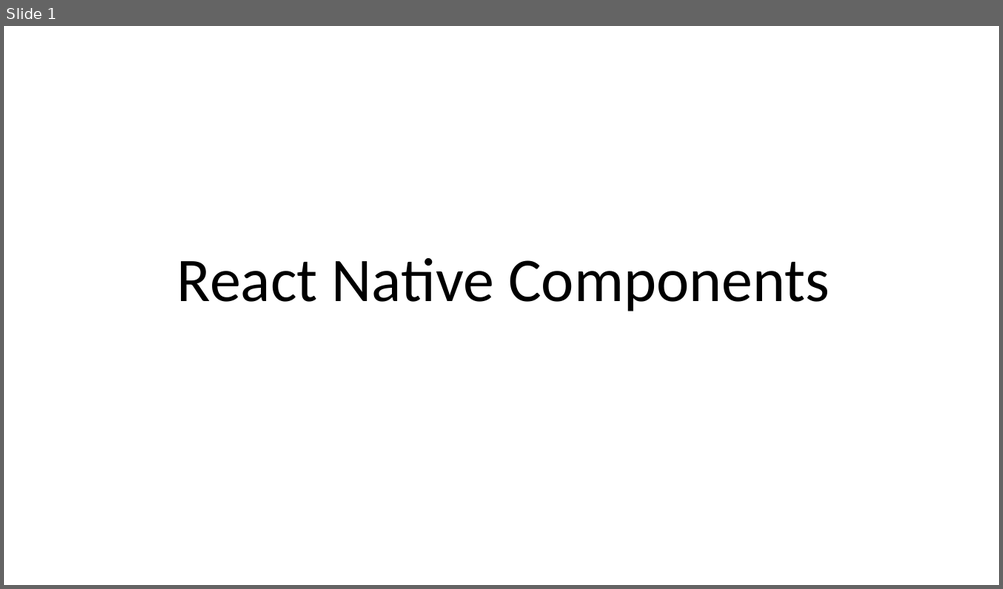
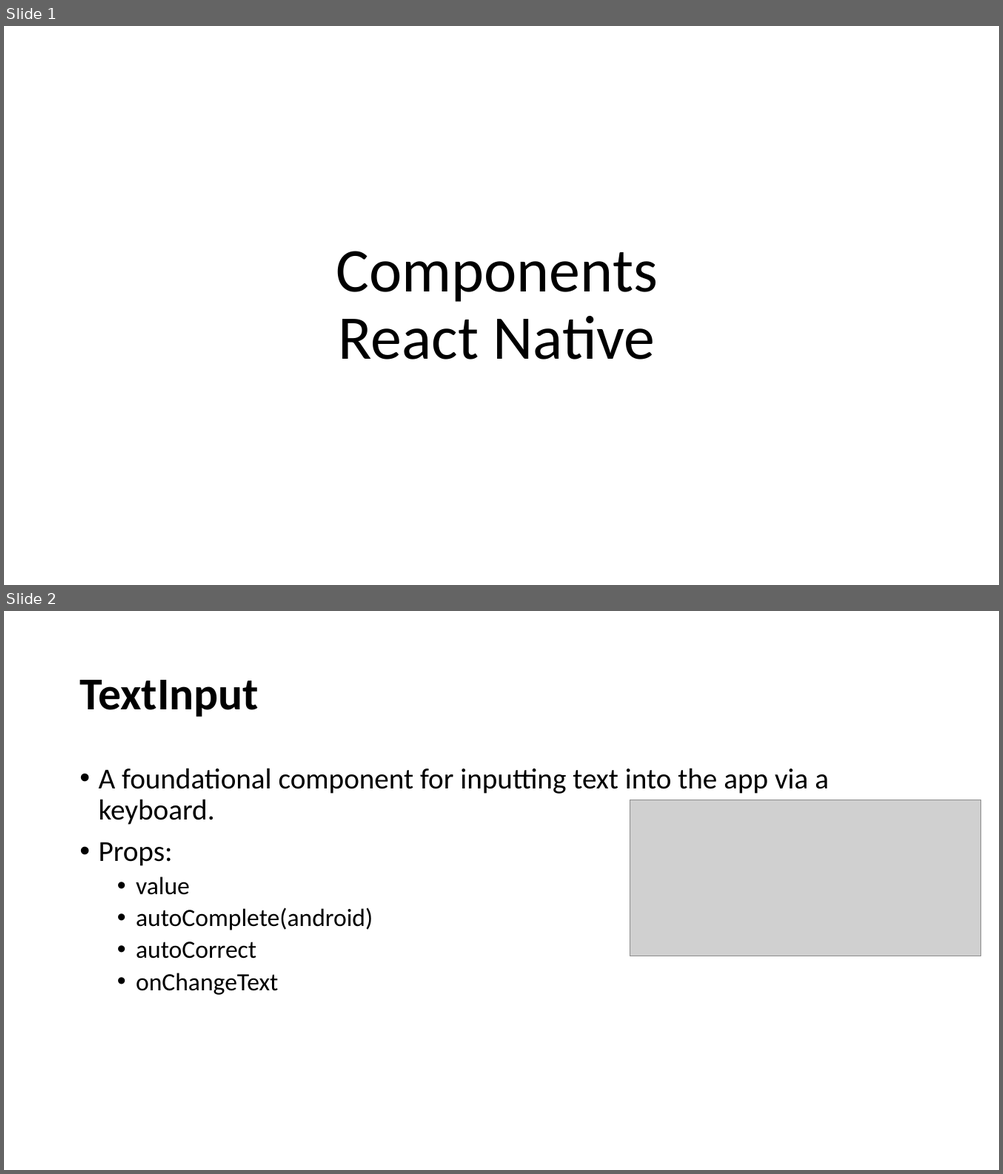
Before and after one commit to KamranCS/ReactNative-MAD-, a slide deck: Slides/Lecture06.pptx. Shown one above the other, each under a label of ours: slide 1 before the commit, slides 1 and 2 after it. The pictures are 1003x589 and 1003x1174 pixels, drawn with LibreOffice and Linux fonts; fonts in the diff are those of the drawing; grey boxes stand for pictures. Boxes give left, top, right and bottom in pixels: in the first picture for what was removed or moved away, otherwise in the second. Text is boxed around its words. In the diff, an @@ line names an element or a change of style, - is before the commit and + after.

```diff
--- a/Slides/Lecture06.pptx
+++ b/Slides/Lecture06.pptx
@@ slide 2 added at (x1=4, y1=611, x2=999, y2=1170), background #FFFFFF @@
@@ title added at (x1=79, y1=680, x2=258, y2=717), 44 pt, text #000000, bold @@
+TextInput
@@ text added at (x1=99, y1=768, x2=828, y2=995), 28 pt, text #000000 @@
+• A foundational component for inputting text into the app via a keyboard.
+• Props:
+  • value
+  • autoComplete(android)
+  • autoCorrect
+  • onChangeText
@@ picture added at (x1=630, y1=800, x2=981, y2=957) @@
@@ slide 1 changed as well @@
@@ title at (x1=336, y1=251, x2=657, y2=360): text changed @@
-React Native Components
+Components
+React Native
```
Also in this commit, not shown: 1 other slide changed, 5 other slides added, 1 slide removed, 1 other file.
